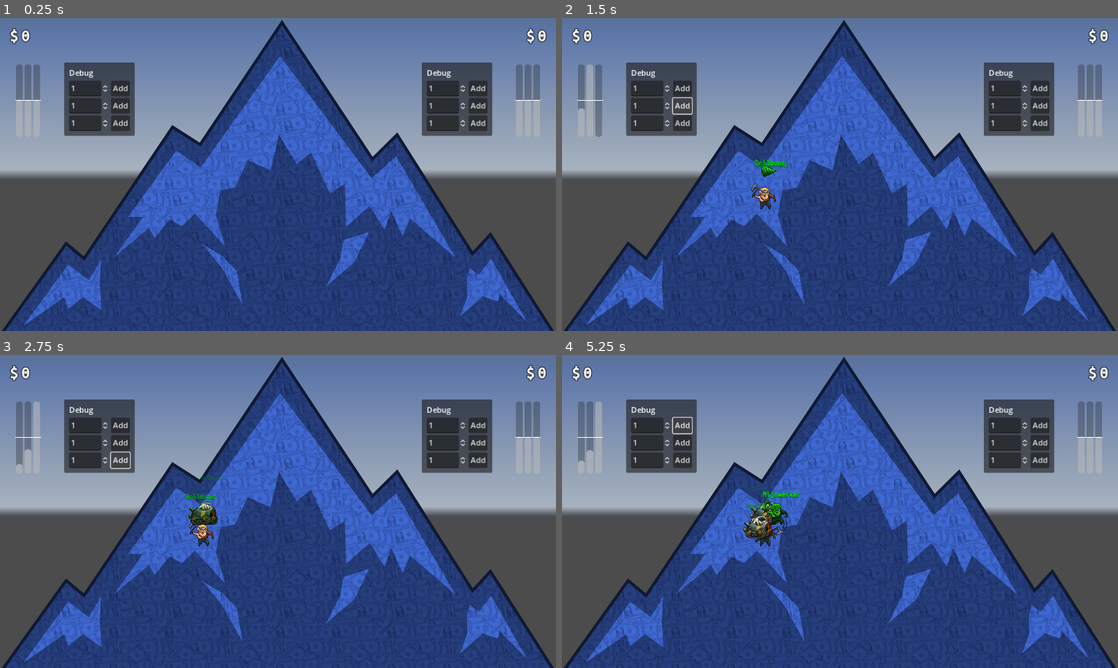
Above: before the commit, frames 1-4 (two rows, left to right).
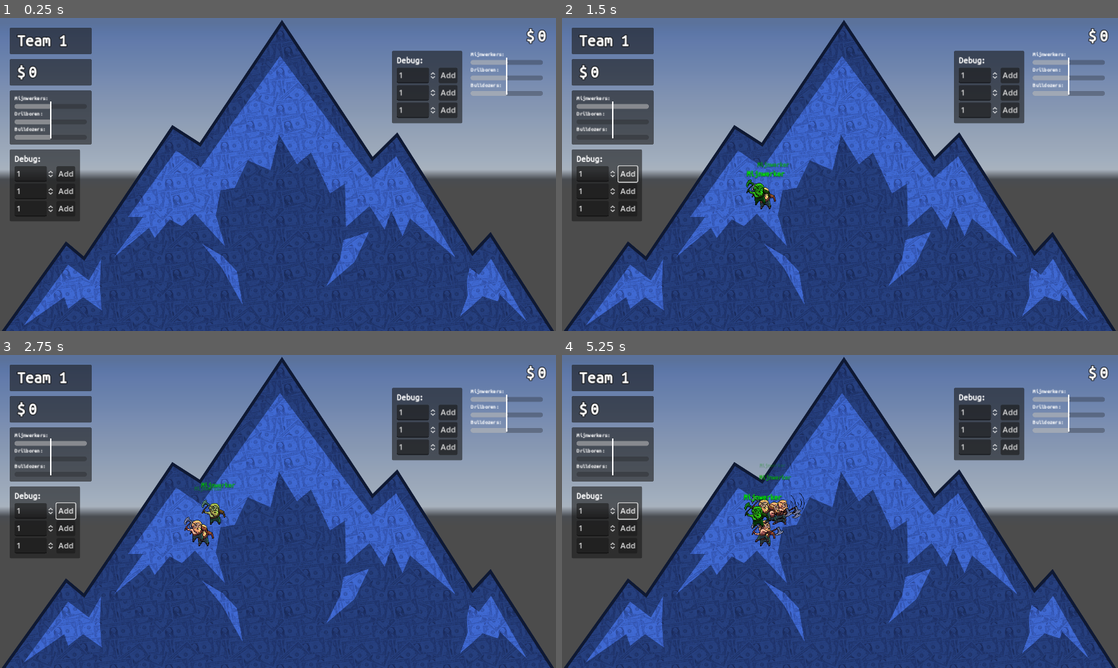
Above: after the commit, the same moments.

Repository: kwint/nfc-card-game
Game: Godot game, scene res://Scenes/Dashboard.tscn
Two runs of this game, one before a commit and one after it. Both use one fixed random seed, a clock stepped at 60 frames per second and the inputs below. A sky picture missing from this copy of the repository is replaced by a grey-blue gradient.
Inputs:
- Up to frame 1 (0.25 s): no input
- Up to frame 2 (1.5 s): click "Add" at 0.5 s; click "Add" at 1.25 s
- Up to frame 3 (2.75 s): click "Add" at 2 s
- Up to frame 4 (5.25 s): click "Add" at 2.75 s; click "Add" at 3.5 s; click "Add" at 4.25 s; click "Add" at 5 s

The runs differ from the first frame. In frame 1, 14% of the frame differs, in the area x 1-98%, y 3-65%; in frame 2, 14%; in frame 3, 15%; in frame 4, 15%.

Commit message:
Organize GUI panels on the left side

Diff:
--- a/dashboard/Prefabs/BalanceGauge.tscn
+++ b/dashboard/Prefabs/BalanceGauge.tscn
@@ -1,39 +1,62 @@
-[gd_scene load_steps=2 format=3 uid="uid://c223vha4r3wq7"]
+[gd_scene load_steps=3 format=3 uid="uid://cxftknt52fvxt"]
 
-[ext_resource type="Script" path="res://Scripts/BalanceGauge.gd" id="1_jtrf0"]
+[ext_resource type="Script" path="res://Scripts/BalanceGauge.gd" id="1_yasbp"]
+[ext_resource type="Theme" uid="uid://n2sj11gmuqmo" path="res://Themes/MoneyFont.tres" id="2_klspo"]
 
-[node name="BalanceGauge" type="HBoxContainer"]
-custom_minimum_size = Vector2(50, 150)
-offset_right = 50.0
-offset_bottom = 150.0
+[node name="BalanceGauge" type="VBoxContainer"]
+custom_minimum_size = Vector2(150, 0)
+offset_right = 150.0
+offset_bottom = 86.0
 alignment = 1
-script = ExtResource("1_jtrf0")
+script = ExtResource("1_yasbp")
+
+[node name="Label" type="Label" parent="."]
+layout_mode = 2
+theme = ExtResource("2_klspo")
+theme_override_font_sizes/font_size = 10
+text = "Mijnwerkers:"
 
 [node name="Gauge1" type="ProgressBar" parent="."]
+custom_minimum_size = Vector2(0, 10)
 layout_mode = 2
 size_flags_horizontal = 3
 size_flags_vertical = 1
 max_value = 1.0
-fill_mode = 3
+value = 0.3
 show_percentage = false
 
+[node name="Label2" type="Label" parent="."]
+layout_mode = 2
+theme = ExtResource("2_klspo")
+theme_override_font_sizes/font_size = 10
+text = "Drilboren:"
+
 [node name="Gauge2" type="ProgressBar" parent="."]
+custom_minimum_size = Vector2(0, 10)
 layout_mode = 2
 size_flags_horizontal = 3
 size_flags_vertical = 1
 max_value = 1.0
-fill_mode = 3
+value = 0.5
 show_percentage = false
 
+[node name="Label3" type="Label" parent="."]
+layout_mode = 2
+theme = ExtResource("2_klspo")
+theme_override_font_sizes/font_size = 10
+text = "Bulldozers:"
+
 [node name="Gauge3" type="ProgressBar" parent="."]
+custom_minimum_size = Vector2(0, 10)
 layout_mode = 2
 size_flags_horizontal = 3
 size_flags_vertical = 1
 max_value = 1.0
-fill_mode = 3
+value = 0.8
 show_percentage = false
 
 [node name="Origin" type="Line2D" parent="."]
-points = PackedVector2Array(-2, 75, 52, 75)
+position = Vector2(75, -7)
+points = PackedVector2Array(0, 20, 0, 96)
 width = 2.0
 antialiased = true
--- a/dashboard/Scenes/Dashboard.tscn
+++ b/dashboard/Scenes/Dashboard.tscn
@@ -85,15 +85,30 @@
 border_color = Color(0, 100, 0, 1)
 border_width = 2.0
 
-[node name="MoneyTeam1" type="MarginContainer" parent="Viewport"]
-layout_mode = 1
-offset_right = 121.0
-offset_bottom = 43.0
+[node name="TeamPanelLeft" type="MarginContainer" parent="Viewport"]
+layout_mode = 0
+offset_right = 40.0
+offset_bottom = 40.0
 theme_override_constants/margin_left = 20
 theme_override_constants/margin_top = 20
-script = ExtResource("3_o437a")
-
-[node name="Label" type="Label" parent="Viewport/MoneyTeam1"]
+theme_override_constants/margin_right = 20
+theme_override_constants/margin_bottom = 20
+
+[node name="Rows" type="VBoxContainer" parent="Viewport/TeamPanelLeft"]
+layout_mode = 2
+theme_override_constants/separation = 10
+
+[node name="Name" type="PanelContainer" parent="Viewport/TeamPanelLeft/Rows"]
+layout_mode = 2
+
+[node name="Margin" type="MarginContainer" parent="Viewport/TeamPanelLeft/Rows/Name"]
+layout_mode = 2
+theme_override_constants/margin_left = 15
+theme_override_constants/margin_top = 10
+theme_override_constants/margin_right = 15
+theme_override_constants/margin_bottom = 10
+
+[node name="Label" type="Label" parent="Viewport/TeamPanelLeft/Rows/Name/Margin"]
 layout_mode = 2
 size_flags_horizontal = 0
 size_flags_vertical = 0
@@ -101,7 +116,99 @@
 theme_override_colors/font_outline_color = Color(0, 0, 0, 1)
 theme_override_constants/outline_size = 5
 theme_override_styles/normal = SubResource("StyleBoxTexture_w6uij")
-text = "$ 123456789"
+text = "Team 1"
+
+[node name="Money" type="PanelContainer" parent="Viewport/TeamPanelLeft/Rows"]
+layout_mode = 2
+
+[node name="Margin" type="MarginContainer" parent="Viewport/TeamPanelLeft/Rows/Money"]
+layout_mode = 2
+theme_override_constants/margin_left = 15
+theme_override_constants/margin_top = 10
+theme_override_constants/margin_right = 15
+theme_override_constants/margin_bottom = 10
+script = ExtResource("3_o437a")
+
+[node name="Label" type="Label" parent="Viewport/TeamPanelLeft/Rows/Money/Margin"]
+layout_mode = 2
+size_flags_horizontal = 0
+size_flags_vertical = 0
+theme = ExtResource("2_1f4xi")
+theme_override_colors/font_outline_color = Color(0, 0, 0, 1)
+theme_override_constants/outline_size = 5
+theme_override_styles/normal = SubResource("StyleBoxTexture_w6uij")
+text = "$ 123"
+
+[node name="Balance" type="PanelContainer" parent="Viewport/TeamPanelLeft/Rows"]
+layout_mode = 2
+size_flags_horizontal = 0
+
+[node name="Margin" type="MarginContainer" parent="Viewport/TeamPanelLeft/Rows/Balance"]
+layout_mode = 2
+theme_override_constants/margin_left = 10
+theme_override_constants/margin_top = 10
+theme_override_constants/margin_right = 10
+theme_override_constants/margin_bottom = 10
+
+[node name="BalanceGauge" parent="Viewport/TeamPanelLeft/Rows/Balance/Margin" instance=ExtResource("7_3oq7k")]
+layout_mode = 2
+
+[node name="Debug" type="PanelContainer" parent="Viewport/TeamPanelLeft/Rows"]
+layout_mode = 2
+size_flags_horizontal = 0
+script = ExtResource("5_c15vj")
+
+[node name="Margin" type="MarginContainer" parent="Viewport/TeamPanelLeft/Rows/Debug"]
+layout_mode = 2
+theme_override_constants/margin_left = 10
+theme_override_constants/margin_top = 10
+theme_override_constants/margin_right = 10
+theme_override_constants/margin_bottom = 10
+
+[node name="Grid" type="GridContainer" parent="Viewport/TeamPanelLeft/Rows/Debug/Margin" node_paths=PackedStringArray("game_controller")]
+layout_mode = 2
+columns = 2
+script = ExtResource("6_gq5dx")
+game_controller = NodePath("../../../../../../GameController")
+
+[node name="Label" type="Label" parent="Viewport/TeamPanelLeft/Rows/Debug/Margin/Grid"]
+layout_mode = 2
+theme = ExtResource("2_1f4xi")
+theme_override_font_sizes/font_size = 16
+text = "Debug:"
+
+[node name="Control" type="Control" parent="Viewport/TeamPanelLeft/Rows/Debug/Margin/Grid"]
+layout_mode = 2
+
+[node name="SpinBox1" type="SpinBox" parent="Viewport/TeamPanelLeft/Rows/Debug/Margin/Grid"]
+layout_mode = 2
+min_value = 1.0
+value = 1.0
+allow_greater = true
+
+[node name="Button1" type="Button" parent="Viewport/TeamPanelLeft/Rows/Debug/Margin/Grid"]
+layout_mode = 2
+text = "Add"
+
+[node name="SpinBox2" type="SpinBox" parent="Viewport/TeamPanelLeft/Rows/Debug/Margin/Grid"]
+layout_mode = 2
+min_value = 1.0
+value = 1.0
+allow_greater = true
+
+[node name="Button2" type="Button" parent="Viewport/TeamPanelLeft/Rows/Debug/Margin/Grid"]
+layout_mode = 2
+text = "Add"
+
+[node name="SpinBox3" type="SpinBox" parent="Viewport/TeamPanelLeft/Rows/Debug/Margin/Grid"]
+layout_mode = 2
+min_value = 1.0
+value = 1.0
+allow_greater = true
+
+[node name="Button3" type="Button" parent="Viewport/TeamPanelLeft/Rows/Debug/Margin/Grid"]
+layout_mode = 2
+text = "Add"
 
 [node name="MoneyTeam2" type="MarginContainer" parent="Viewport"]
 layout_mode = 1
@@ -126,134 +233,72 @@
 text = "$ 123456789"
 horizontal_alignment = 2
 
-[node name="BalanceGaugeTeam1" parent="Viewport" instance=ExtResource("3_oc27c")]
+[node name="BalanceGauge" parent="Viewport" instance=ExtResource("7_3oq7k")]
 layout_mode = 0
-offset_left = 33.0
-offset_top = 96.0
-offset_right = 83.0
-offset_bottom = 246.0
-
-[node name="BalanceGaugeTeam2" parent="Viewport" instance=ExtResource("3_oc27c")]
-layout_mode = 0
-offset_left = 1069.0
-offset_top = 96.0
-offset_right = 1119.0
-offset_bottom = 246.0
-
-[node name="DebugPanel1" type="PanelContainer" parent="Viewport"]
-layout_mode = 2
-offset_left = 133.0
-offset_top = 92.0
-offset_right = 279.0
-offset_bottom = 242.0
+offset_left = 975.0
+offset_top = 69.0
+offset_right = 1125.0
+offset_bottom = 155.0
+
+[node name="DebugPanel" type="PanelContainer" parent="Viewport"]
+layout_mode = 2
+offset_left = 812.0
+offset_top = 68.0
+offset_right = 958.0
+offset_bottom = 218.0
 script = ExtResource("5_c15vj")
 
-[node name="MarginContainer" type="MarginContainer" parent="Viewport/DebugPanel1"]
+[node name="Margin" type="MarginContainer" parent="Viewport/DebugPanel"]
 layout_mode = 2
 theme_override_constants/margin_left = 10
 theme_override_constants/margin_top = 10
 theme_override_constants/margin_right = 10
 theme_override_constants/margin_bottom = 10
 
-[node name="AddMiners" type="GridContainer" parent="Viewport/DebugPanel1/MarginContainer" node_paths=PackedStringArray("game_controller")]
-layout_mode = 2
-columns = 2
-script = ExtResource("6_gq5dx")
-game_controller = NodePath("../../../../GameController")
-
-[node name="Label" type="Label" parent="Viewport/DebugPanel1/MarginContainer/AddMiners"]
-layout_mode = 2
-text = "Debug"
-
-[node name="Control" type="Control" parent="Viewport/DebugPanel1/MarginContainer/AddMiners"]
-layout_mode = 2
-
-[node name="SpinBox1" type="SpinBox" parent="Viewport/DebugPanel1/MarginContainer/AddMiners"]
-layout_mode = 2
-min_value = 1.0
-value = 1.0
-allow_greater = true
-
-[node name="Button1" type="Button" parent="Viewport/DebugPanel1/MarginContainer/AddMiners"]
-layout_mode = 2
-text = "Add"
-
-[node name="SpinBox2" type="SpinBox" parent="Viewport/DebugPanel1/MarginContainer/AddMiners"]
-layout_mode = 2
-min_value = 1.0
-value = 1.0
-allow_greater = true
-
-[node name="Button2" type="Button" parent="Viewport/DebugPanel1/MarginContainer/AddMiners"]
-layout_mode = 2
-text = "Add"
-
-[node name="SpinBox3" type="SpinBox" parent="Viewport/DebugPanel1/MarginContainer/AddMiners"]
-layout_mode = 2
-min_value = 1.0
-value = 1.0
-allow_greater = true
-
-[node name="Button3" type="Button" parent="Viewport/DebugPanel1/MarginContainer/AddMiners"]
-layout_mode = 2
-text = "Add"
-
-[node name="DebugPanel2" type="PanelContainer" parent="Viewport"]
-layout_mode = 2
-offset_left = 874.0
-offset_top = 92.0
-offset_right = 1020.0
-offset_bottom = 242.0
-script = ExtResource("5_c15vj")
-
-[node name="MarginContainer" type="MarginContainer" parent="Viewport/DebugPanel2"]
-layout_mode = 2
-theme_override_constants/margin_left = 10
-theme_override_constants/margin_top = 10
-theme_override_constants/margin_right = 10
-theme_override_constants/margin_bottom = 10
-
-[node name="AddMiners" type="GridContainer" parent="Viewport/DebugPanel2/MarginContainer" node_paths=PackedStringArray("game_controller")]
+[node name="AddMiners" type="GridContainer" parent="Viewport/DebugPanel/Margin" node_paths=PackedStringArray("game_controller")]
 layout_mode = 2
 columns = 2
 script = ExtResource("6_gq5dx")
 game_controller = NodePath("../../../../GameController")
 team = 2
 
-[node name="Label" type="Label" parent="Viewport/DebugPanel2/MarginContainer/AddMiners"]
-layout_mode = 2
-text = "Debug"
-
-[node name="Control" type="Control" parent="Viewport/DebugPanel2/MarginContainer/AddMiners"]
-layout_mode = 2
-
-[node name="SpinBox1" type="SpinBox" parent="Viewport/DebugPanel2/MarginContainer/AddMiners"]
-layout_mode = 2
-min_value = 1.0
-value = 1.0
-allow_greater = true
-
-[node name="Button1" type="Button" parent="Viewport/DebugPanel2/MarginContainer/AddMiners"]
-layout_mode = 2
-text = "Add"
-
-[node name="SpinBox2" type="SpinBox" parent="Viewport/DebugPanel2/MarginContainer/AddMiners"]
-layout_mode = 2
-min_value = 1.0
-value = 1.0
-allow_greater = true
-
-[node name="Button2" type="Button" parent="Viewport/DebugPanel2/MarginContainer/AddMiners"]
-layout_mode = 2
-text = "Add"
-
-[node name="SpinBox3" type="SpinBox" parent="Viewport/DebugPanel2/MarginContainer/AddMiners"]
-layout_mode = 2
-min_value = 1.0
-value = 1.0
-allow_greater = true
-
-[node name="Button3" type="Button" parent="Viewport/DebugPanel2/MarginContainer/AddMiners"]
+[node name="Label" type="Label" parent="Viewport/DebugPanel/Margin/AddMiners"]
+layout_mode = 2
+theme = ExtResource("2_1f4xi")
+theme_override_font_sizes/font_size = 16
+text = "Debug:
+"
+
+[node name="Control" type="Control" parent="Viewport/DebugPanel/Margin/AddMiners"]
+layout_mode = 2
+
+[node name="SpinBox1" type="SpinBox" parent="Viewport/DebugPanel/Margin/AddMiners"]
+layout_mode = 2
+min_value = 1.0
+value = 1.0
+allow_greater = true
+
+[node name="Button1" type="Button" parent="Viewport/DebugPanel/Margin/AddMiners"]
+layout_mode = 2
+text = "Add"
+
+[node name="SpinBox2" type="SpinBox" parent="Viewport/DebugPanel/Margin/AddMiners"]
+layout_mode = 2
+min_value = 1.0
+value = 1.0
+allow_greater = true
+
+[node name="Button2" type="Button" parent="Viewport/DebugPanel/Margin/AddMiners"]
+layout_mode = 2
+text = "Add"
+
+[node name="SpinBox3" type="SpinBox" parent="Viewport/DebugPanel/Margin/AddMiners"]
+layout_mode = 2
+min_value = 1.0
+value = 1.0
+allow_greater = true
+
+[node name="Button3" type="Button" parent="Viewport/DebugPanel/Margin/AddMiners"]
 layout_mode = 2
 text = "Add"
 
--- a/dashboard/Scripts/BalanceGauge.gd
+++ b/dashboard/Scripts/BalanceGauge.gd
@@ -1,4 +1,4 @@
-extends HBoxContainer
+extends Container
 
 const ORIGIN: float = 0.5;
 
--- a/dashboard/Scripts/GameController.gd
+++ b/dashboard/Scripts/GameController.gd
@@ -14,12 +14,12 @@
   Settings.TeamId.TEAM2: $"../MinersTeam2",
 };
 @onready var money = {
-  Settings.TeamId.TEAM1: $"../Viewport/MoneyTeam1",
+  Settings.TeamId.TEAM1: $"../Viewport/TeamPanelLeft/Rows/Money/Margin",
   Settings.TeamId.TEAM2: $"../Viewport/MoneyTeam2",
 };
 @onready var levels = {
-  Settings.TeamId.TEAM1: $"../Viewport/BalanceGaugeTeam1",
-  Settings.TeamId.TEAM2: $"../Viewport/BalanceGaugeTeam2",
+  Settings.TeamId.TEAM1: $"../Viewport/TeamPanelLeft/Rows/Balance/Margin/BalanceGauge",
+  Settings.TeamId.TEAM2: $"../Viewport/BalanceGauge",
 };
 @onready var background = $"../Viewport/Background";
 @onready var mountain = $"../Viewport/AspectRatioContainer/ReferenceRect/Mountain";
Not shown: 1 places in dashboard/Scenes/Dashboard.tscn that only renumber resources
